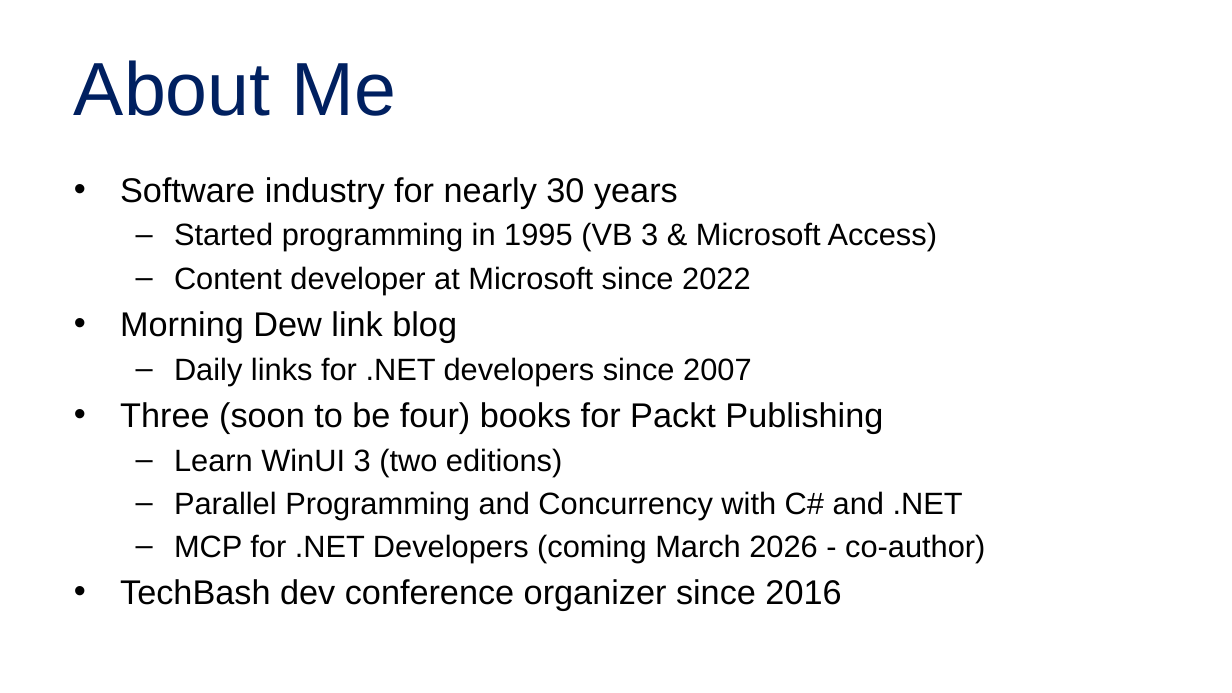
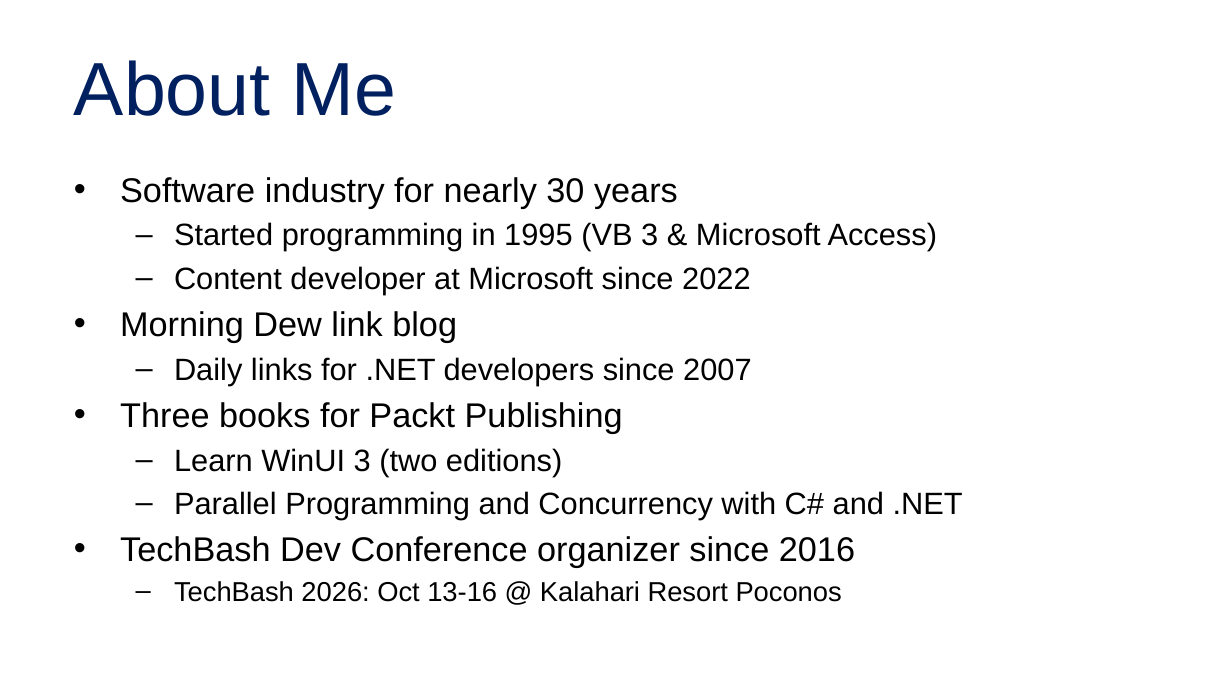
Before and after one commit to alvinashcraft/speaking, a slide deck: slide 4 of 2025/1116_VSLiveOrlando/Maui Toolkit/Create Multi-Platform Apps with .NET.pptx. Drawn at 1232x693 pixels with LibreOffice and Linux fonts; fonts in the diff are those of the drawing; background and template pictures are left out. Boxes give left, top, right and bottom in pixels: in the first picture for what was removed or moved away, otherwise in the second. Text is boxed around its words. In the diff, an @@ line names an element or a change of style, - is before the commit and + after.

Commit message:
Update maui pptx and gitignore (for rider)

```diff
--- a/2025/1116_VSLiveOrlando/Maui Toolkit/Create Multi-Platform Apps with .NET.pptx
+++ b/2025/1116_VSLiveOrlando/Maui Toolkit/Create Multi-Platform Apps with .NET.pptx
@@ text at <box>120,402,623,433</box>: text changed @@
-• Three (soon to be four) books for Packt Publishing
+• Three books for Packt Publishing
@@ text at <box>120,536,855,602</box>: text changed; size 18 to 16 pt @@
-  – MCP for .NET Developers (coming March 2026 - co-author)
-• TechBash dev conference organizer since 2016
+• TechBash Dev Conference organizer since 2016
+  – TechBash 2026: Oct 13-16 @ Kalahari Resort Poconos
```
Also in this commit, not shown: 1 other file.
